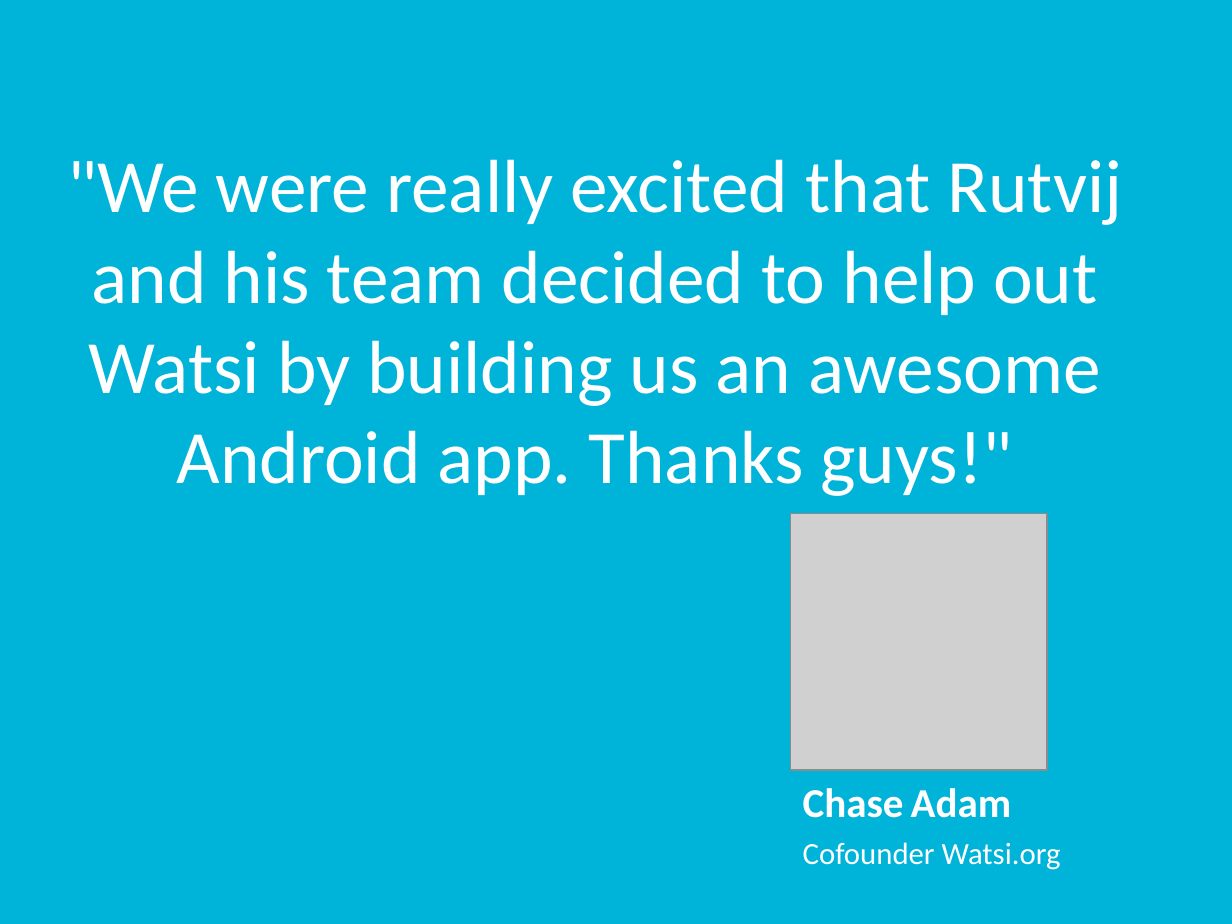
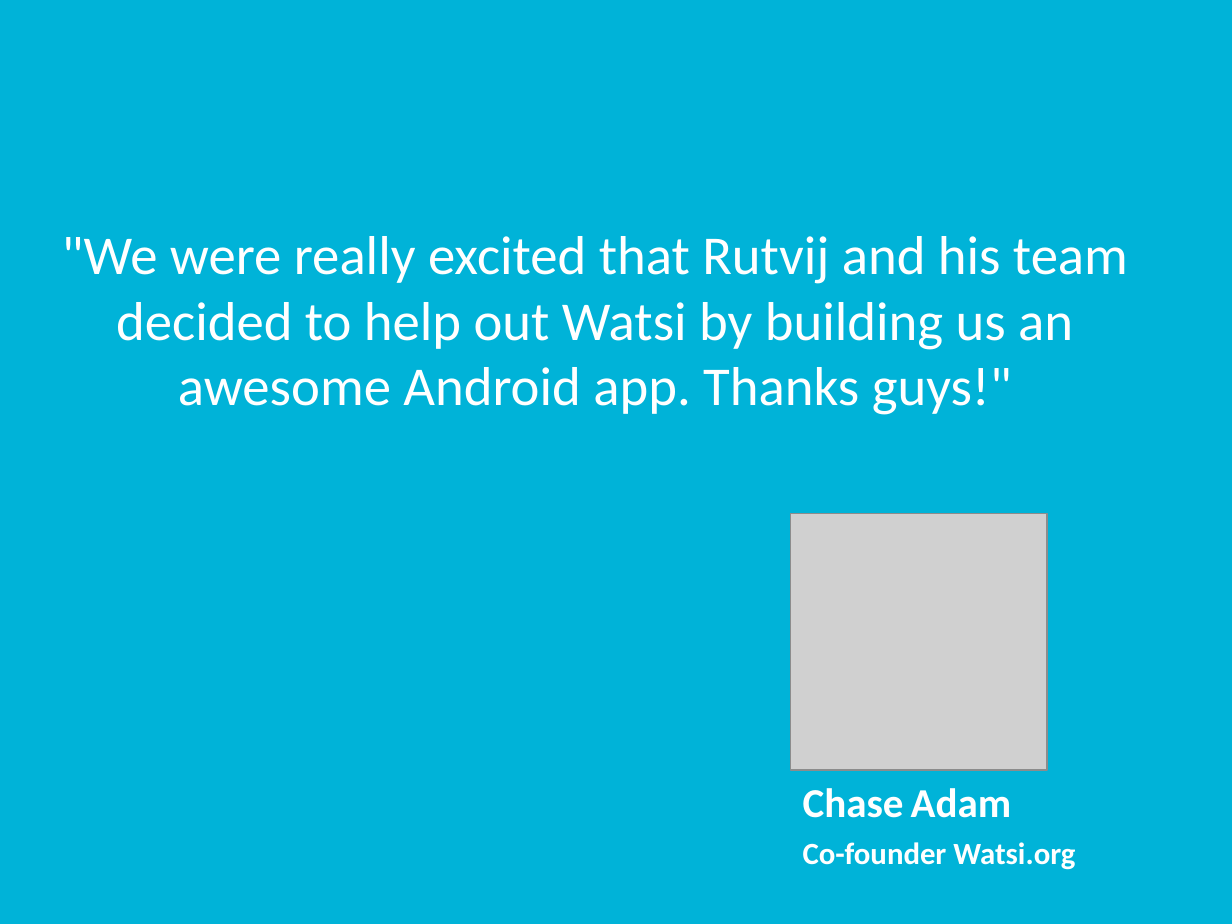
Before and after one commit to rutvijkumarshah/WatsiAndroidApp, a slide deck: slide 8 of docs/groupProject.pptx. Drawn at 1232x924 pixels with LibreOffice and Linux fonts; fonts in the diff are those of the drawing; grey boxes stand for pictures. Boxes give left, top, right and bottom in pixels: in the first picture for what was removed or moved away, otherwise in the second. Text is boxed around its words. In the diff, an @@ line names an element or a change of style, - is before the commit and + after.

```diff
--- a/docs/groupProject.pptx
+++ b/docs/groupProject.pptx
@@ title ""We were really excited that ..." at bbox=[62, 236, 1128, 415]: size 44 to 32 pt @@
@@ text at bbox=[803, 842, 1075, 870]: text changed; bold on @@
-Cofounder Watsi.org
+Co-founder Watsi.org
```
Also in this commit, not shown: 5 other slides changed.
